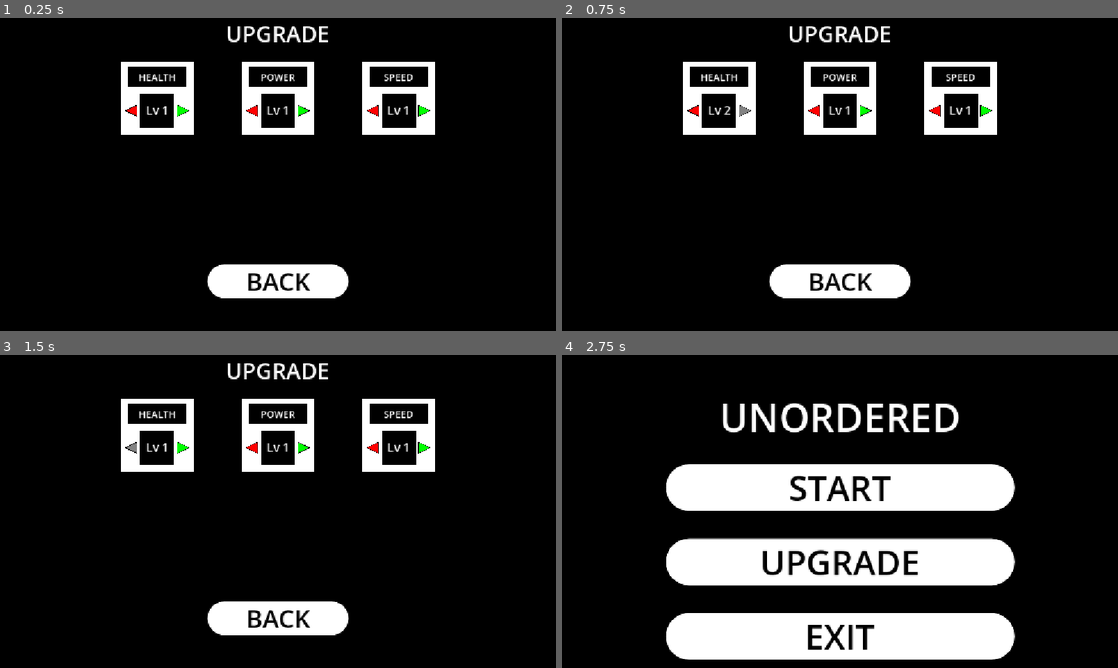
Above: before the commit, frames 1-4 (two rows, left to right).
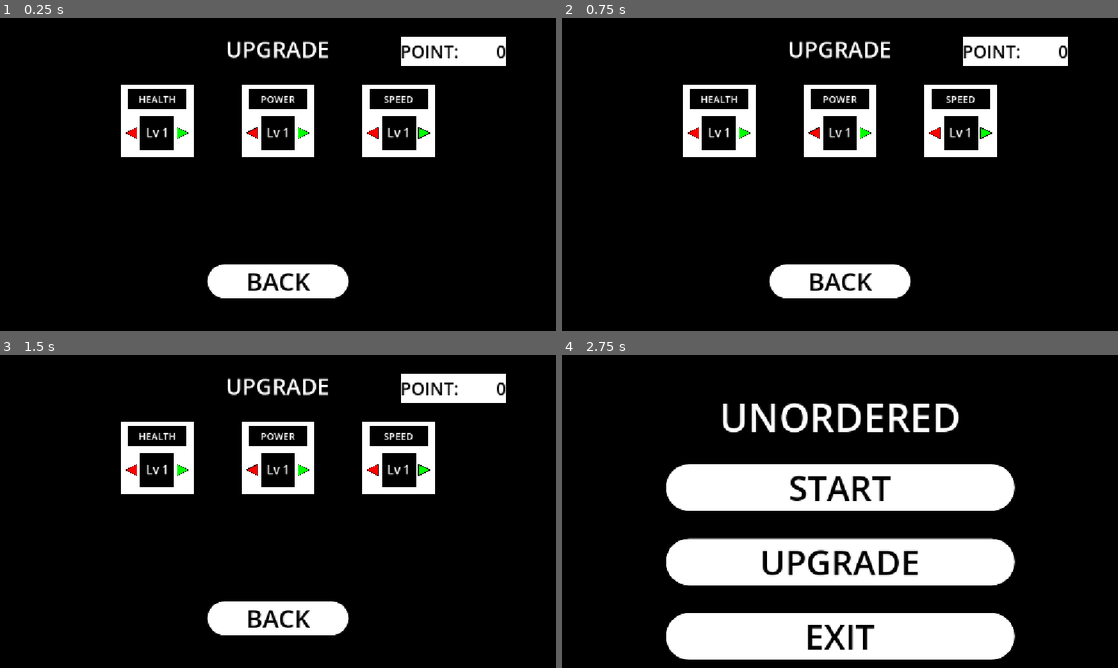
Above: after the commit, the same moments.

Repository: YamatoRyukyu/Unordered
Game: Godot game, scene res://Scenes/UpgradeScreen/upgrade_screen.tscn
Same seed, same stepped clock (60 frames per second), same inputs: the game is played once before the commit and once after it. This scene is started directly instead of the project's main scene.
Inputs (mouse positions are in pixels of both pictures, inside the frame that each line leads up to):
- Up to frame 1 (0.25 s): no input
- Up to frame 2 (0.75 s): click (745, 111) at 0.52 s
- Up to frame 3 (1.5 s): click (133, 448) at 1.27 s
- Up to frame 4 (2.75 s): click "BACK" at 2 s

The runs differ from the first frame. In frame 1, 8.6% of the frame differs, in the area x 21-91%, y 2-45%; in frame 2, 8.6%; in frame 3, 8.6%; in frame 4, nothing differs.

Commit message:
[feature]resource point

Diff:
--- a/Scenes/ActionDatas/Canon/canon.tscn
+++ b/Scenes/ActionDatas/Canon/canon.tscn
@@ -9,7 +9,6 @@
 collision_layer = 8
 collision_mask = 4
 script = ExtResource("2_oem2p")
-base_attack_damage = 1.0
 
 [node name="Sprite2D" parent="CollisionShape2D" index="0"]
 texture = ExtResource("3_bjbto")
--- a/Scenes/GameSequence/pause.gd
+++ b/Scenes/GameSequence/pause.gd
@@ -17,4 +17,4 @@
 
 func _on_exit_button_button_down() -> void:
 	get_tree().paused =false
-	GameManager.load_prepare_scene()
+	GameManager.load_title_scene()
--- a/Scenes/GameSequence/result.gd
+++ b/Scenes/GameSequence/result.gd
@@ -29,7 +29,7 @@
 
 
 func _on_exit_button_button_down() -> void:
-	get_tree().quit()
+	GameManager.load_title_scene()
 
 
 func _on_restart_button_button_down() -> void:
--- a/Scenes/UpgradeScreen/Slot/upgrade_slotl.gd
+++ b/Scenes/UpgradeScreen/Slot/upgrade_slotl.gd
@@ -23,8 +23,9 @@
 
 
 func _on_right_button_button_down() -> void:
-	if value < max_level:
+	if value < max_level and GameManager.save_res.upgrade_resource >=1:
 		value +=1
+		GameManager.save_res.upgrade_resource -=1
 		value_update()
 
 
@@ -32,4 +33,5 @@
 func _on_left_button_button_down() -> void:
 	if value > 1:
 		value -=1
+		GameManager.save_res.upgrade_resource +=1
 		value_update()
--- a/Scenes/UpgradeScreen/upgrade_screen.gd
+++ b/Scenes/UpgradeScreen/upgrade_screen.gd
@@ -1,12 +1,19 @@
 extends CanvasLayer
 
 var upgrade_slots: HBoxContainer
+
+var point_label: Label
+var point: int
+
 var save_data:SaveData
 
 func _ready() -> void:
 	save_data = GameManager.save_res
 
+	point =save_data.upgrade_resource
+
 	upgrade_slots =$HBoxContainer
+	point_label =%PointLabel
 	init_upgrade_options()
 	_connect_child()
 
@@ -25,9 +32,11 @@
 
 func _update_child(opt_low:String, value:int):
 	save_data.upgrades[opt_low] =value
+	_updata_point_label()
 
-
-
+func _updata_point_label():
+	point =save_data.upgrade_resource
+	point_label.text =str(point)
 
 func _on_back_button_pressed() -> void:
 	GameManager.load_title_scene()
--- a/Scenes/UpgradeScreen/upgrade_screen.tscn
+++ b/Scenes/UpgradeScreen/upgrade_screen.tscn
@@ -53,7 +53,8 @@
 [node name="Label" type="Label" parent="."]
 anchors_preset = 10
 anchor_right = 1.0
-offset_bottom = 23.0
+offset_top = 32.0
+offset_bottom = 96.0
 grow_horizontal = 2
 theme_override_font_sizes/font_size = 46
 text = "UPGRADE"
@@ -63,10 +64,10 @@
 anchors_preset = 15
 anchor_right = 1.0
 anchor_bottom = 1.0
-offset_left = 264.0
-offset_top = 92.0
-offset_right = -264.0
-offset_bottom = -406.0
+offset_left = 251.0
+offset_top = 138.0
+offset_right = -251.0
+offset_bottom = -360.0
 grow_horizontal = 2
 grow_vertical = 2
 theme_override_constants/separation = 100
@@ -108,4 +109,35 @@
 theme_override_styles/focus = SubResource("StyleBoxFlat_v5au2")
 text = "BACK"
 
+[node name="PointBG" type="ColorRect" parent="."]
+offset_left = 830.0
+offset_top = 40.0
+offset_right = 1049.0
+offset_bottom = 99.0
+
+[node name="HBoxContainer" type="HBoxContainer" parent="PointBG"]
+layout_mode = 1
+anchors_preset = 15
+anchor_right = 1.0
+anchor_bottom = 1.0
+grow_horizontal = 2
+grow_vertical = 2
+
+[node name="Label" type="Label" parent="PointBG/HBoxContainer"]
+layout_mode = 2
+theme_override_colors/font_color = Color(0, 0, 0, 1)
+theme_override_font_sizes/font_size = 36
+text = "POINT:"
+vertical_alignment = 1
+
+[node name="PointLabel" type="Label" parent="PointBG/HBoxContainer"]
+unique_name_in_owner = true
+layout_mode = 2
+size_flags_horizontal = 3
+theme_override_colors/font_color = Color(0, 0, 0, 1)
+theme_override_font_sizes/font_size = 36
+text = "0"
+horizontal_alignment = 2
+vertical_alignment = 1
+
 [connection signal="pressed" from="BackButton" to="." method="_on_back_button_pressed"]
